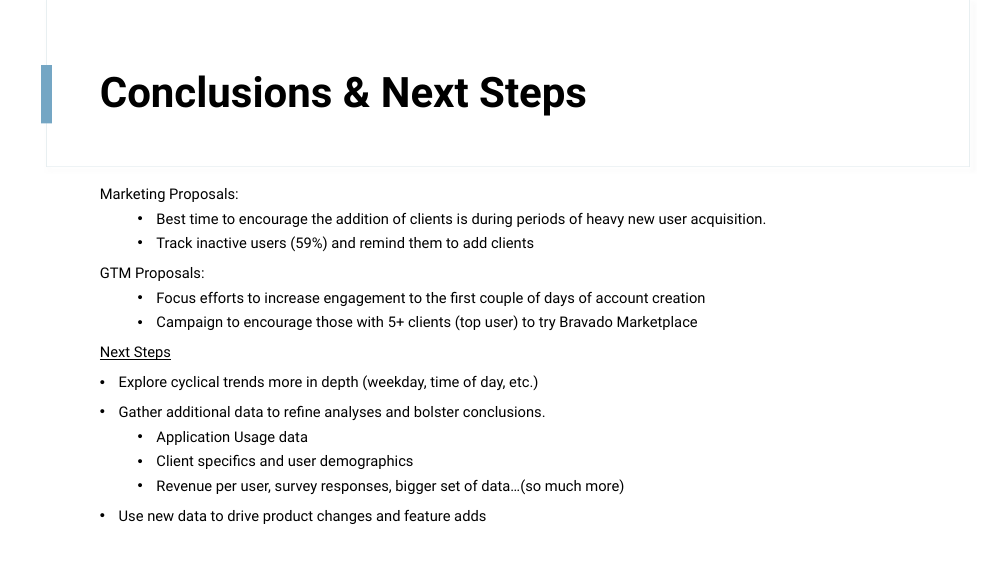
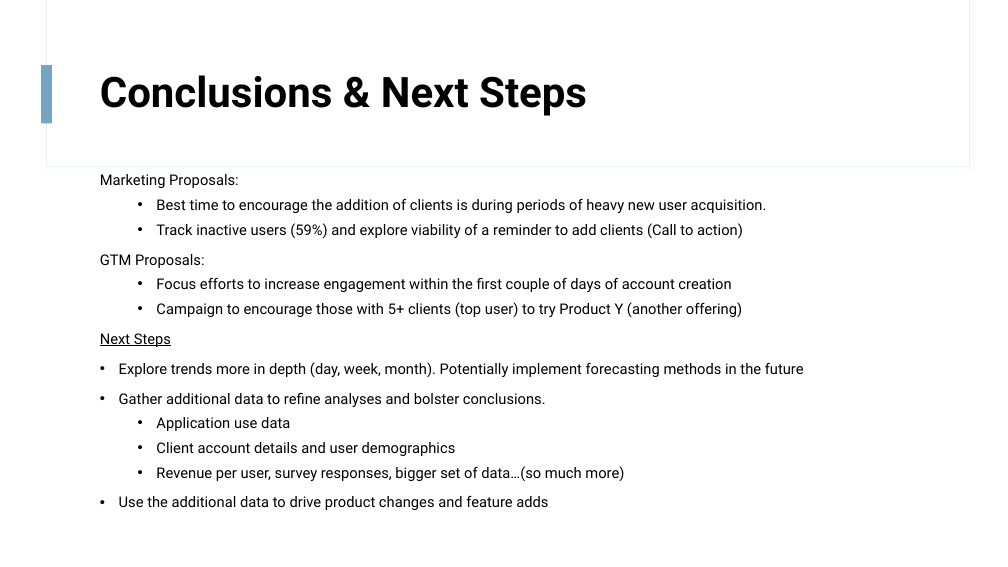
Before and after one commit to gd4447/Code-Samples, a slide deck: slide 7 of mockCompany_Presentation.pptx. Drawn at 1008x567 pixels with LibreOffice and Linux fonts; fonts in the diff are those of the drawing. Boxes give left, top, right and bottom in pixels: in the first picture for what was removed or moved away, otherwise in the second. Text is boxed around its words. In the diff, an @@ line names an element or a change of style, - is before the commit and + after.

Commit message:
changed a few details on PPT

```diff
--- a/mockCompany_Presentation.pptx
+++ b/mockCompany_Presentation.pptx
@@ text at (100,174,804,481): text changed @@
-• Use new data to drive product changes and feature adds
+• Use the additional data to drive product changes and feature adds
@@ text "Marketing Proposals:": place and size @@
-text "Marketing Proposals:" at (100,188,767,494)
+text "Marketing Proposals:" at (100,174,804,481)
@@ text at (156,223,743,238): text changed @@
-  • Track inactive users (59%) and remind them to add clients
+  • Track inactive users (59%) and explore viability of a reminder to add clients (Call to action)
@@ text at (156,278,742,317): text changed @@
-  • Focus efforts to increase engagement to the first couple of days of account creation
-  • Campaign to encourage those with 5+ clients (top user) to try Bravado Marketplace
+  • Focus efforts to increase engagement within the first couple of days of account creation
+  • Campaign to encourage those with 5+ clients (top user) to try Product Y (another offering)
@@ text at (119,362,804,377): text changed @@
-• Explore cyclical trends more in depth (weekday, time of day, etc.)
+• Explore trends more in depth (day, week, month). Potentially implement forecasting methods in the future
@@ text at (156,417,456,456): text changed @@
-  • Application Usage data
-  • Client specifics and user demographics
+  • Application use data
+  • Client account details and user demographics
```
Also in this commit, not shown: 2 other slides changed.
